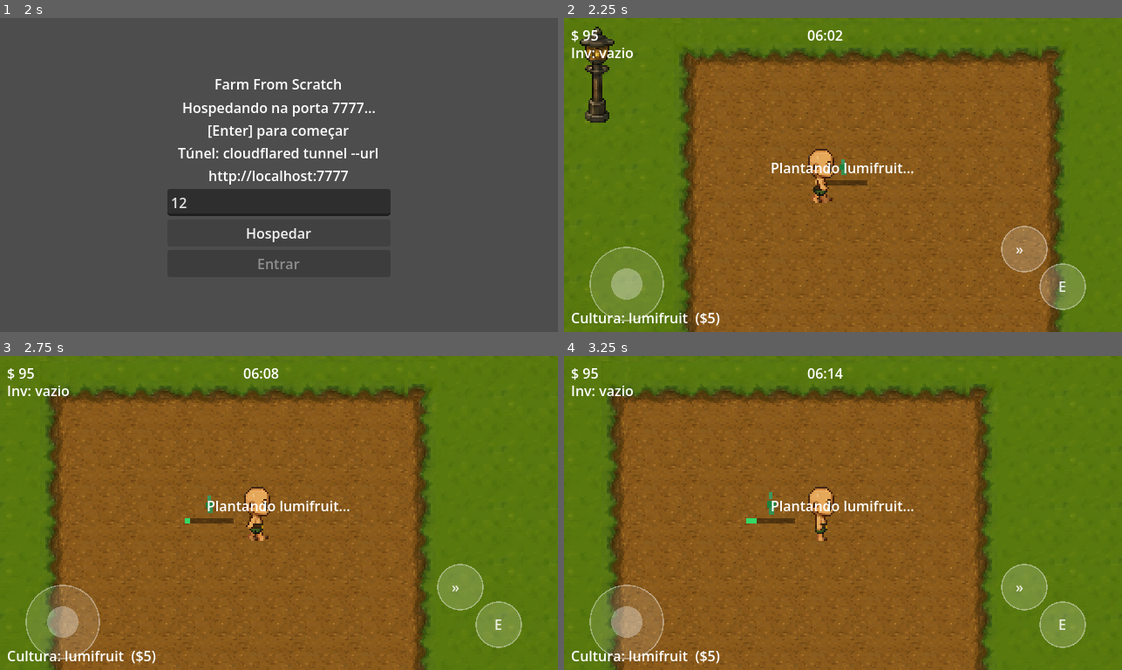
Above: before the commit, frames 1-4 (two rows, left to right).
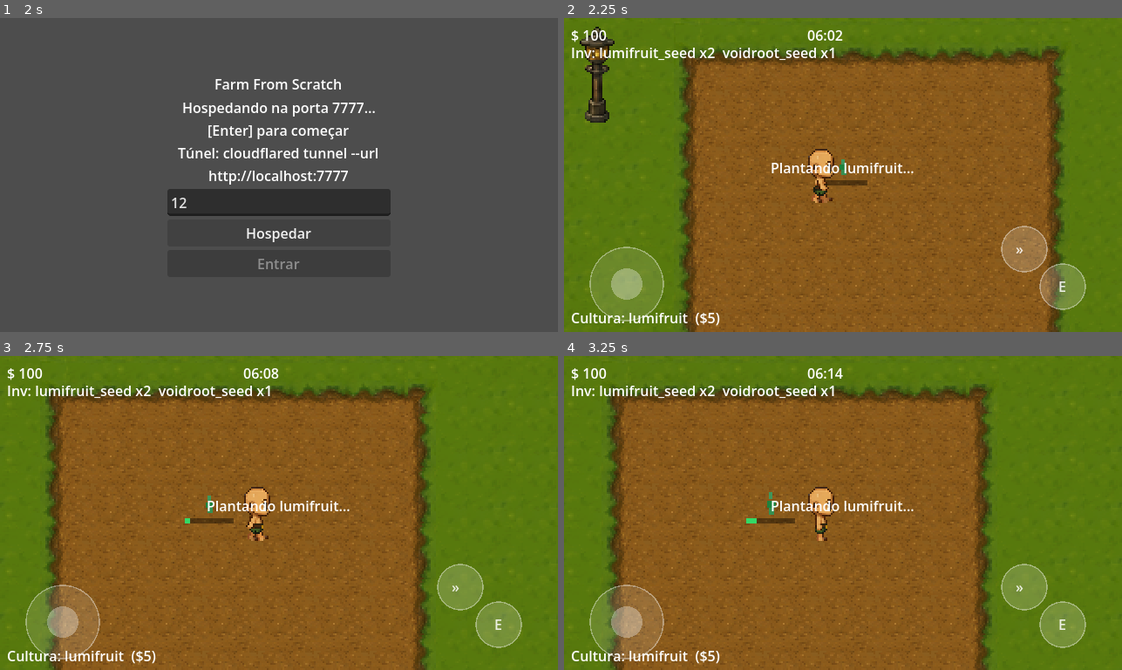
Above: after the commit, the same moments.

Repository: BrunoKagami/farm-from-scratch
Game: Godot game, scene res://scenes/Lobby.tscn
Same seed, same stepped clock (60 frames per second), same inputs: the game is played once before the commit and once after it.
Inputs (mouse positions are in pixels of both pictures, inside the frame that each line leads up to):
- Up to frame 1 (2 s): click (279, 165) at 0.52 s; type "12" at 0.6 s; click "Hospedar" at 1.25 s
- Up to frame 2 (2.25 s): tap Enter (ui_accept) at 2 s; move the mouse to (965, 159) at 2.02 s; hold Right (ui_right) from 2.03 s (still down); hold E (interact) from 2.03 s (still down); click (965, 159) at 2.17 s
- Up to frame 3 (2.75 s): keep holding Right (ui_right); keep holding E (interact); tap Enter (ui_accept) at 2.27 s
- Up to frame 4 (3.25 s): release Right (ui_right) at 2.75 s; release E (interact) at 2.75 s; drag from (731, 528) to (815, 575) at 2.77 s

Frame 1 is identical in both runs. In frame 2, 0.7% of the frame differs, in the area x 3-49%, y 3-14%; in frame 3, 0.7%; in frame 4, 0.7%.

Commit message:
feat: planting consumes seeds from inventory, start with 3 lumifruit + 1 voidroot seeds

Diff:
--- a/scripts/GameManager.gd
+++ b/scripts/GameManager.gd
@@ -6,6 +6,8 @@
 
 func _ready() -> void:
 	print("Farm From Scratch — GameManager ready")
+	Inventory.add("lumifruit_seed", 3)
+	Inventory.add("voidroot_seed", 1)
 
 func add_money(amount: int) -> void:
 	money += amount
--- a/scripts/Player.gd
+++ b/scripts/Player.gd
@@ -57,10 +57,13 @@
 					   or multiplayer.is_server()
 
 	if s == 0:
-		var cost: int = GameData.CROPS[selected_crop]["seed_cost"]
-		if not GameManager.spend_money(cost):
-			_hud_msg("Sem dinheiro! (precisa $%d)" % cost)
+		var seed_name: String = selected_crop + "_seed"
+		if not Inventory.remove(seed_name):
+			_hud_msg("Sem semente de %s!" % selected_crop)
 			return
+		var hud := get_node_or_null("/root/World/HUD")
+		if hud and hud.has_method("refresh_inv"):
+			hud.refresh_inv()
 		_hud_msg("Plantando %s..." % selected_crop)
 		if call_direct:
 			world_grid.server_plant(grid_pos, selected_crop, my_id)
